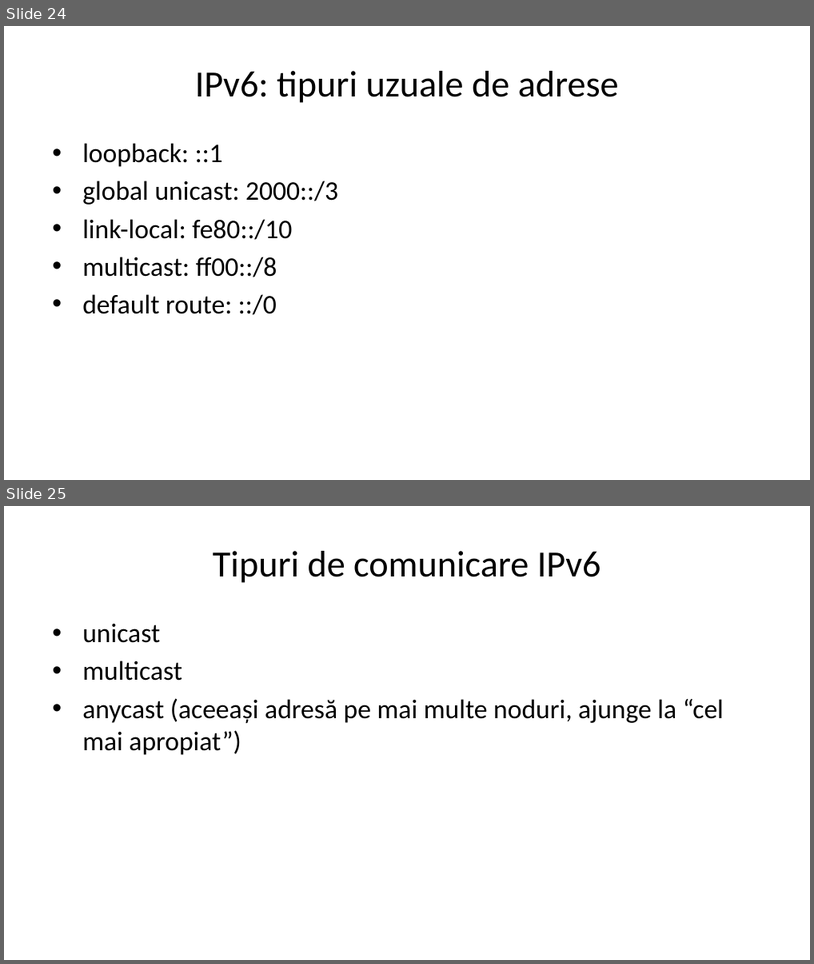
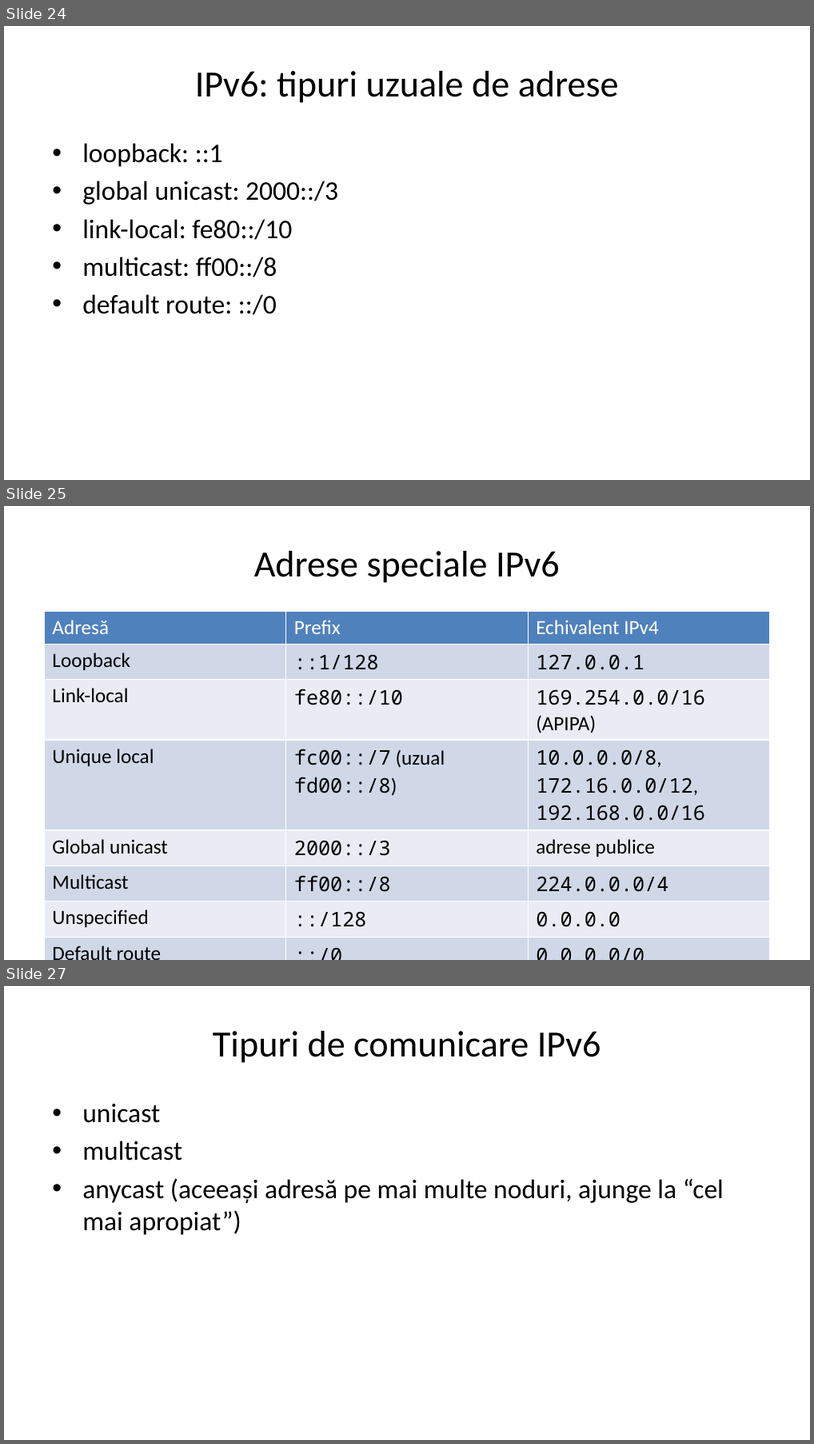
Before and after one commit to hypothetical-andrei/compnet-live-2026, a slide deck: c5/c5-nivelul-retea-adresare.pptx. Shown one above the other, each under a label of ours: slides 24 and 25 before the commit, slides 24, 25 and 27 after it; the slides between them are not shown. The pictures are 814x964 and 814x1444 pixels, drawn with LibreOffice and Linux fonts; fonts in the diff are those of the drawing. Boxes give left, top, right and bottom in pixels: in the first picture for what was removed or moved away, otherwise in the second. Text is boxed around its words. In the diff, an @@ line names an element or a change of style, - is before the commit and + after.

```diff
--- a/c5/c5-nivelul-retea-adresare.pptx
+++ b/c5/c5-nivelul-retea-adresare.pptx
@@ slide 25 added at (4, 506, 810, 960), background #FFFFFF @@
@@ title added at (254, 551, 560, 583), 33 pt, text #000000 @@
+Adrese speciale IPv6
@@ table added at (44, 612, 770, 930), 8 rows, 3 columns @@
+Adresă | Prefix | Echivalent IPv4
+Loopback | ::1/128 | 127.0.0.1
+Link-local | fe80::/10 | 169.254.0.0/16 (APIPA)
+Unique local | fc00::/7 (uzual fd00::/8) | 10.0.0.0/8, 172.16.0.0/12, 192.168.0.0/16
+Global unicast | 2000::/3 | adrese publice
+Multicast | ff00::/8 | 224.0.0.0/4
+Unspecified | ::/128 | 0.0.0.0
+Default route | ::/0 | 0.0.0.0/0
@@ what was slide 25 is now slide 27 @@
```
Also in this commit, not shown: 1 slide changed, 1 other slide added, 5 other files.
